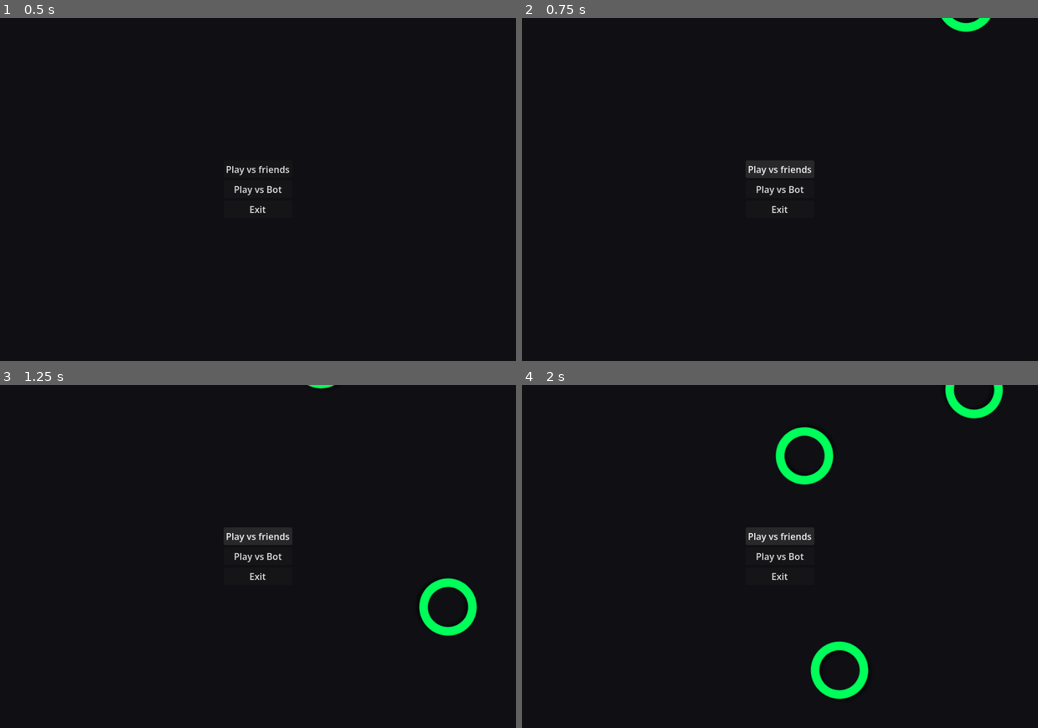
Above: before the commit, frames 1-4 (two rows, left to right).
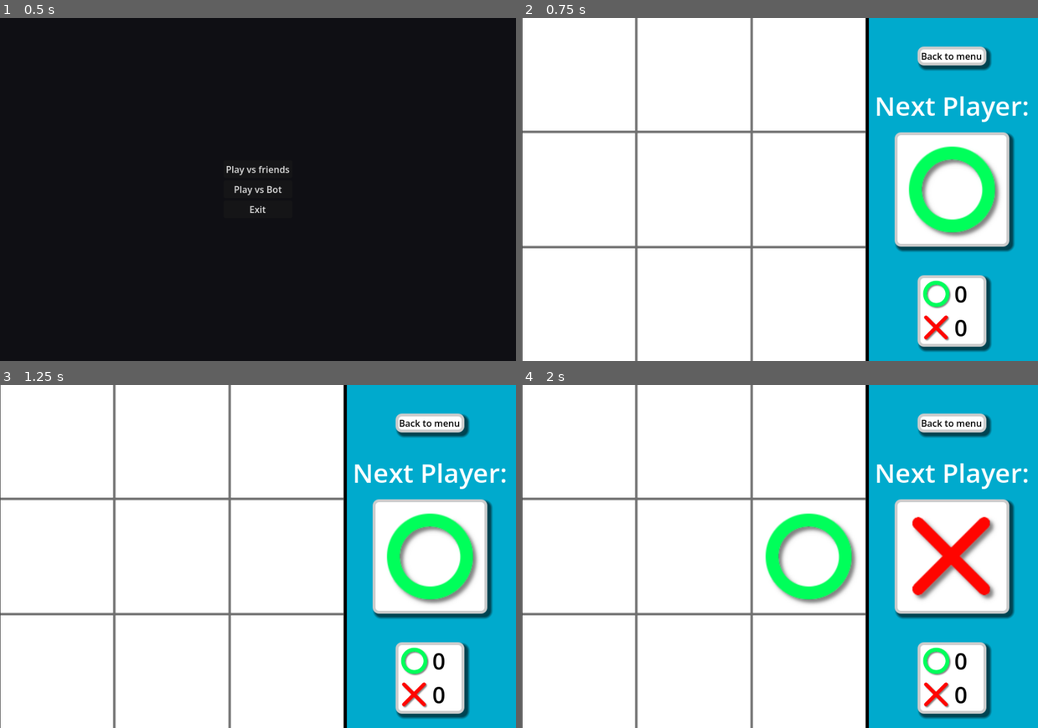
Above: after the commit, the same moments.

Repository: VVarnel/TicTacToe
Game: Godot game, scene res://main_menu.tscn
Same seed, same stepped clock (60 frames per second), same inputs: the game is played once before the commit and once after it.
Inputs (mouse positions are in pixels of both pictures, inside the frame that each line leads up to):
- Up to frame 1 (0.5 s): no input
- Up to frame 2 (0.75 s): click "Play vs friends" at 0.5 s
- Up to frame 3 (1.25 s): no input
- Up to frame 4 (2 s): click (780, 535) at 1.25 s, where only the run before the commit has a clickable "Play vs friends"

Frame 1 is identical in both runs. In frame 2, 99% of the frame differs, in the area x 0-100%, y 0-100%; in frame 3, 99%; in frame 4, 99%.
Error before the commit: Invalid assignment of property or key 'ai_easy' with value of type 'bool' on a base object of type 'Nil'. (res://MainMenu.gd:14)

Commit message:
Update scene and project settings

Diff:
--- a/main.tscn
+++ b/main.tscn
@@ -7,7 +7,7 @@
 [ext_resource type="PackedScene" uid="uid://c5cs5h88abqqy" path="res://game_over_menu.tscn" id="5_lquwl"]
 [ext_resource type="Texture2D" uid="uid://dy1txa4iw2ldj" path="res://Assets/circle.png" id="6_272bh"]
 [ext_resource type="Texture2D" uid="uid://b02u43ptx6kjf" path="res://Assets/cross.png" id="7_5vw27"]
-[ext_resource type="Script" uid="uid://bha0gfchbclu2" path="res://AI.gd" id="8_5vw27"]
+[ext_resource type="Script" path="res://ai.gd" id="8_5vw27"]
 
 [sub_resource type="StyleBoxFlat" id="StyleBoxFlat_1bvp3"]
 bg_color = Color(0, 0.6666667, 0.8039216, 1)
--- a/project.godot
+++ b/project.godot
@@ -17,12 +17,20 @@
 
 [autoload]
 
-GameSettings="*uid://e117bwguursq"
+GameSettings="*uid://qeliusrcqq8k"
 
 [display]
 
 window/size/viewport_width=900
 window/size/viewport_height=600
+
+[input]
+
+Click={
+"deadzone": 0.2,
+"events": [Object(InputEventMouseButton,"resource_local_to_scene":false,"resource_name":"","device":-1,"window_id":0,"alt_pressed":false,"shift_pressed":false,"ctrl_pressed":false,"meta_pressed":false,"button_mask":0,"position":Vector2(0, 0),"global_position":Vector2(0, 0),"factor":1.0,"button_index":1,"canceled":false,"pressed":false,"double_click":false,"script":null)
+]
+}
 
 [physics]
 
